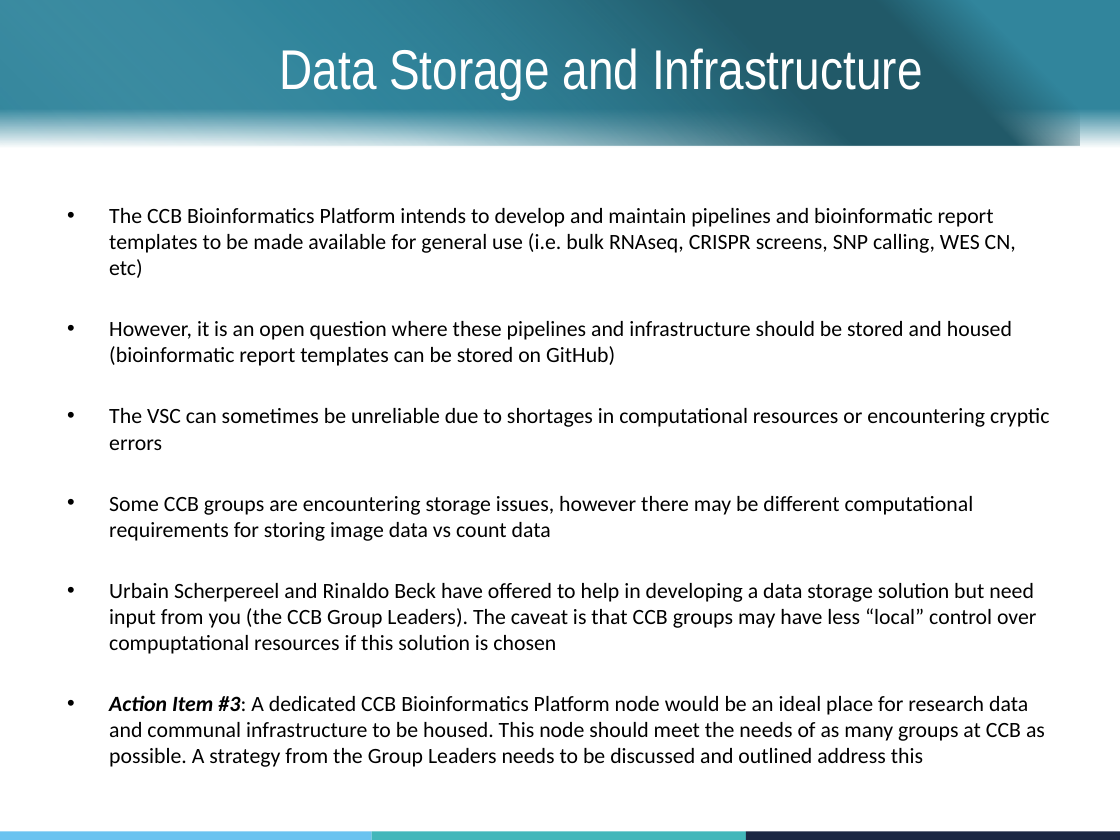
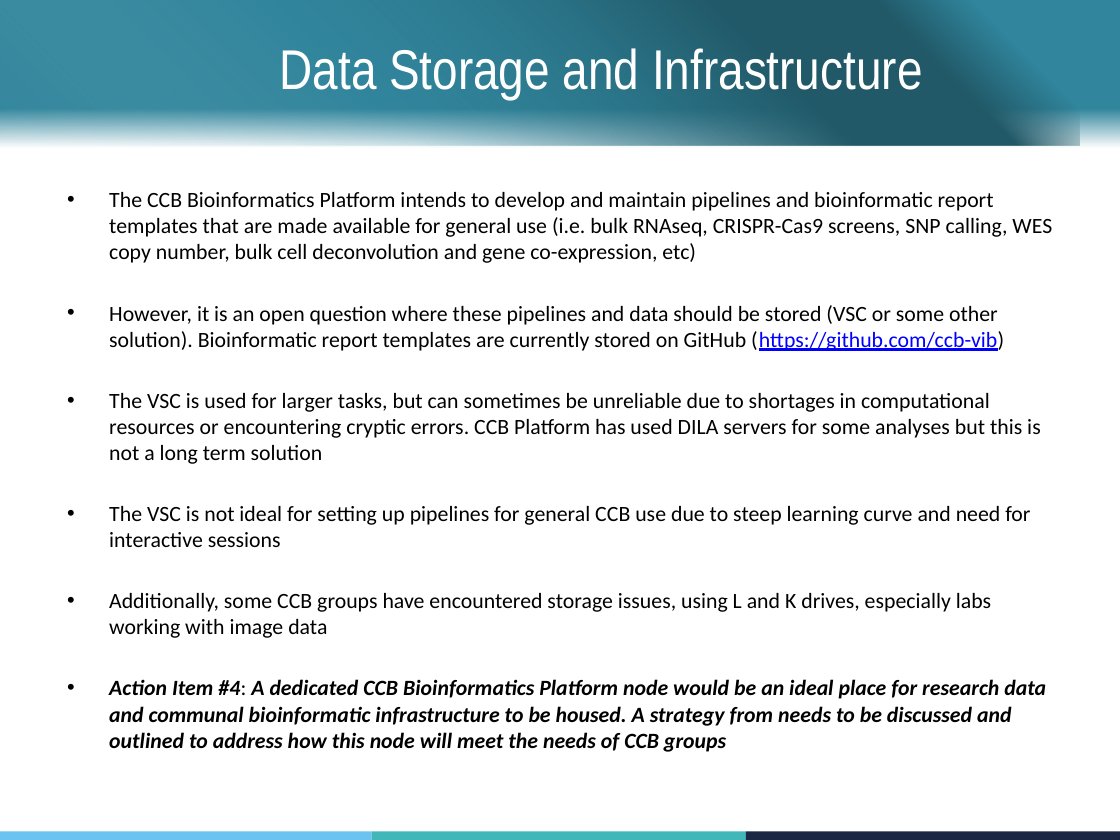
Before and after one commit to ccb-vib/ccb_project_management, a slide deck: slide 5 of group_leaders_presentation.pptx. Drawn at 1120x840 pixels with LibreOffice and Linux fonts; fonts in the diff are those of the drawing; background and template pictures are left out. Boxes give left, top, right and bottom in pixels: in the first picture for what was removed or moved away, otherwise in the second. Text is boxed around its words. In the diff, an @@ line names an element or a change of style, - is before the commit and + after.

```diff
--- a/group_leaders_presentation.pptx
+++ b/group_leaders_presentation.pptx
@@ text at box(109, 192, 1052, 752): text changed @@
-• The CCB Bioinformatics Platform intends to develop and maintain pipelines and bioinformatic report templates to be made available for general use (i.e. bulk RNAseq, CRISPR screens, SNP calling, WES CN, etc)
-• However, it is an open question where these pipelines and infrastructure should be stored and housed (bioinformatic report templates can be stored on GitHub)
-• The VSC can sometimes be unreliable due to shortages in computational resources or encountering cryptic errors
-• Some CCB groups are encountering storage issues, however there may be different computational requirements for storing image data vs count data
-• Urbain Scherpereel and Rinaldo Beck have offered to help in developing a data storage solution but need input from you (the CCB Group Leaders). The caveat is that CCB groups may have less “local” control over compuptational resources if this solution is chosen
-• Action Item #3: A dedicated CCB Bioinformatics Platform node would be an ideal place for research data and communal infrastructure to be housed. This node should meet the needs of as many groups at CCB as possible. A strategy from the Group Leaders needs to be discussed and outlined address this
+• The CCB Bioinformatics Platform intends to develop and maintain pipelines and bioinformatic report templates that are made available for general use (i.e. bulk RNAseq, CRISPR-Cas9 screens, SNP calling, WES copy number, bulk cell deconvolution and gene co-expression, etc)
+• However, it is an open question where these pipelines and data should be stored (VSC or some other solution). Bioinformatic report templates are currently stored on GitHub (https://github.com/ccb-vib)
+• The VSC is used for larger tasks, but can sometimes be unreliable due to shortages in computational resources or encountering cryptic errors. CCB Platform has used DILA servers for some analyses but this is not a long term solution
+• The VSC is not ideal for setting up pipelines for general CCB use due to steep learning curve and need for interactive sessions
+• Additionally, some CCB groups have encountered storage issues, using L and K drives, especially labs working with image data
+• Action Item #4: A dedicated CCB Bioinformatics Platform node would be an ideal place for research data and communal bioinformatic infrastructure to be housed. A strategy from needs to be discussed and outlined to address how this node will meet the needs of CCB groups
```
Also in this commit, not shown: 5 other slides changed, 2 slides added, 3 other files.
